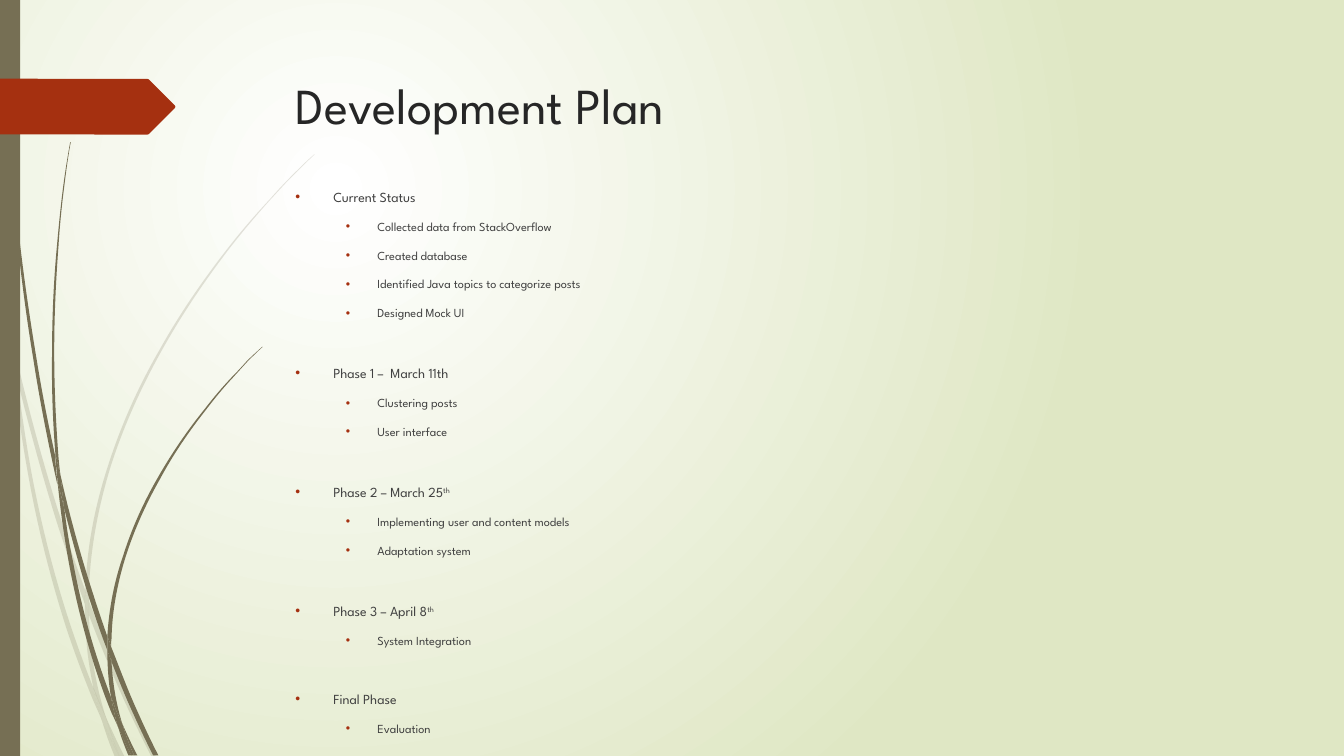
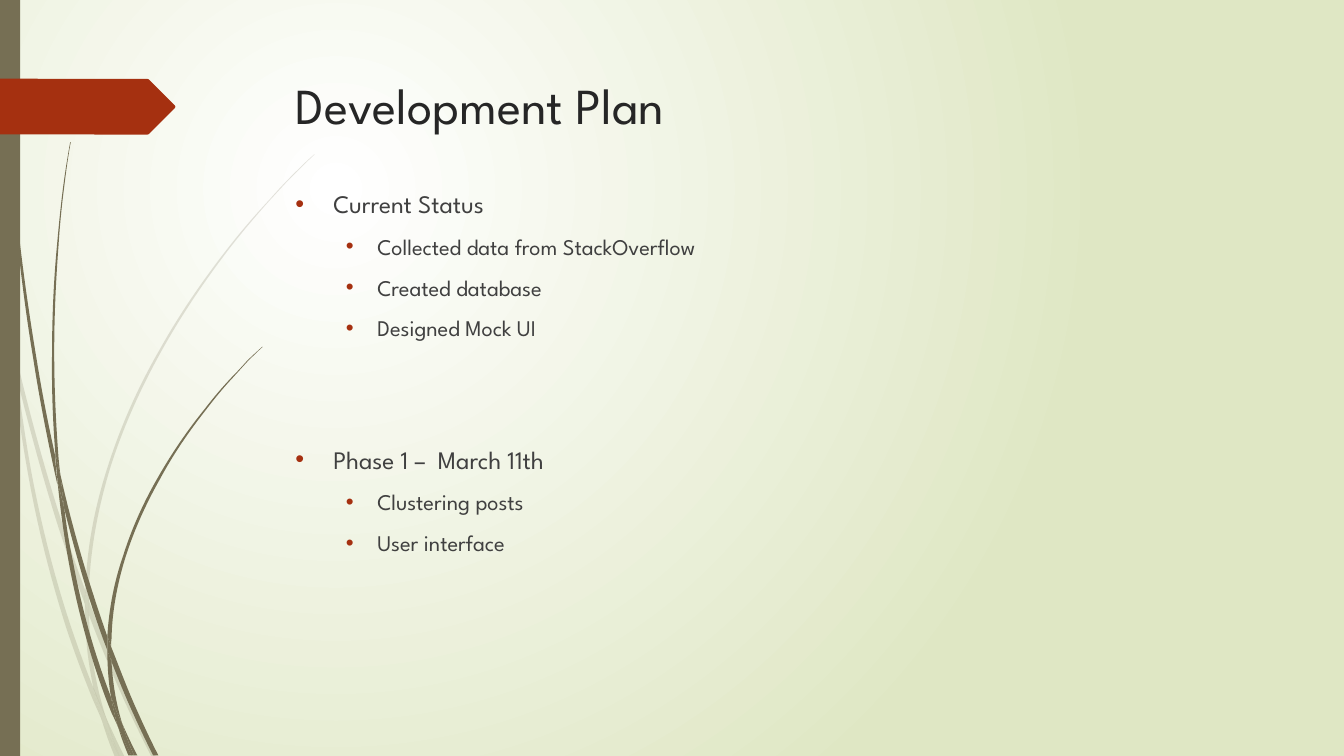
Before and after one commit to aartirao/JavaWithTheFlow, a slide deck: slide 15 of index/ppt/JavaWithTheFlow.pptx (slide 11 before the commit). Drawn at 1344x756 pixels with LibreOffice and Linux fonts; fonts in the diff are those of the drawing. Boxes give left, top, right and bottom in pixels: in the first picture for what was removed or moved away, otherwise in the second. Text is boxed around its words. In the diff, an @@ line names an element or a change of style, - is before the commit and + after.

Commit message:
java with the flow ppt latest

```diff
--- a/index/ppt/JavaWithTheFlow.pptx
+++ b/index/ppt/JavaWithTheFlow.pptx
@@ text "Current Status" at box(333, 196, 695, 552): size 9.9 to 18 pt in "Current Status", "Phase 1 – March 11th"; size 8.8 to 16 pt in "Collected data from StackOverflow", "Created database", "Designed Mock UI", "Clustering posts" and 1 more places @@
@@ text at box(377, 279, 580, 291): paragraph removed @@
-  • Identified Java topics to categorize posts
@@ text at box(333, 487, 570, 704): paragraphs removed @@
-• Phase 2 – March 25th
-  • Implementing user and content models
-  • Adaptation system
-• Phase 3 – April 8th
-  • System Integration
-• Final Phase
-  • Evaluation
```
Also in this commit, not shown: 8 other slides changed, 6 slides added, 1 slide removed.
